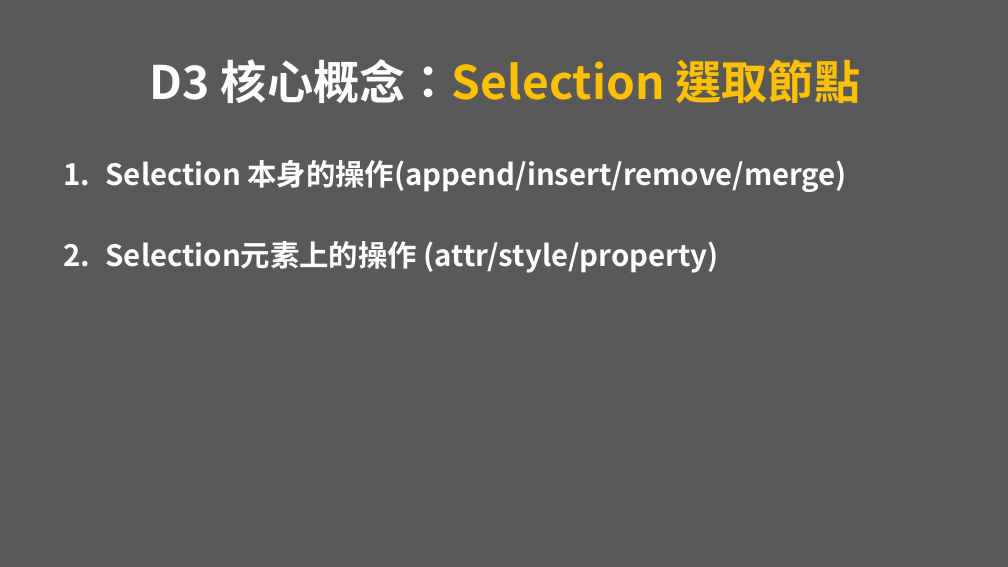
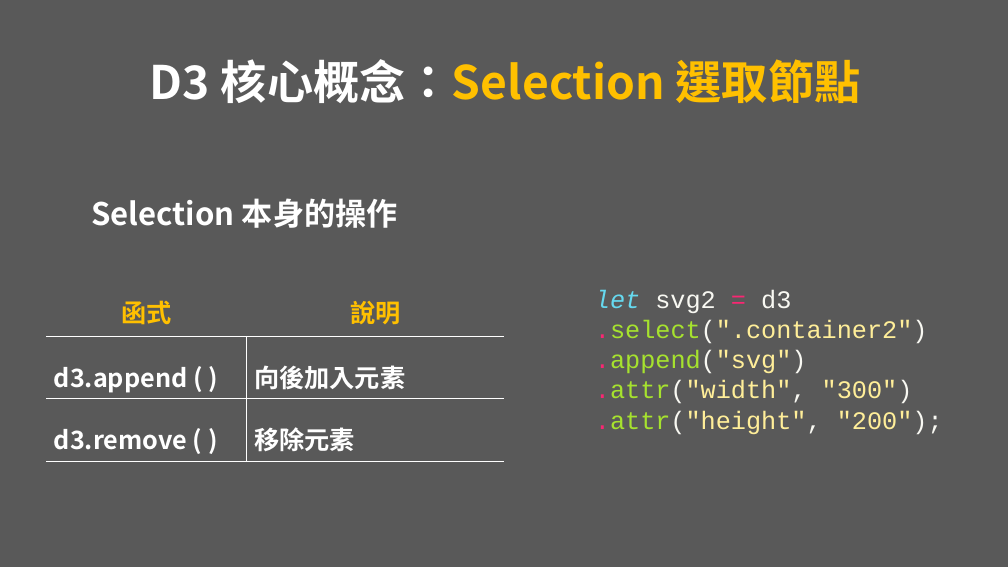
Before and after one commit to vezona/D3.js_Demo, a slide deck: slide 21 of PPT/D3.js presentation.pptx (slide 20 before the commit). Drawn at 1008x567 pixels with LibreOffice and Linux fonts; fonts in the diff are those of the drawing. Boxes give left, top, right and bottom in pixels: in the first picture for what was removed or moved away, otherwise in the second. Text is boxed around its words. In the diff, an @@ line names an element or a change of style, - is before the commit and + after.

```diff
--- a/PPT/D3.js presentation.pptx
+++ b/PPT/D3.js presentation.pptx
@@ text at <box>91,198,397,228</box>: text changed; size 28 to 29.6 pt @@
-1. Selection 本身的操作(append/insert/remove/merge)
-2. Selection元素上的操作 (attr/style/property)
+Selection 本身的操作
@@ table added at <box>46,287,504,455</box>, 3 rows, 2 columns @@
+函式 | 說明
+d3.append ( ) | 向後加入元素
+d3.remove ( ) | 移除元素
@@ text added at <box>595,289,943,434</box>, 24 pt, text #FFEE99 @@
+let svg2 = d3
+.select(".container2")
+.append("svg")
+.attr("width", "300")
+.attr("height", "200");
```
Also in this commit, not shown: 26 other slides changed, 5 slides added, 4 slides removed, 17 other files.
